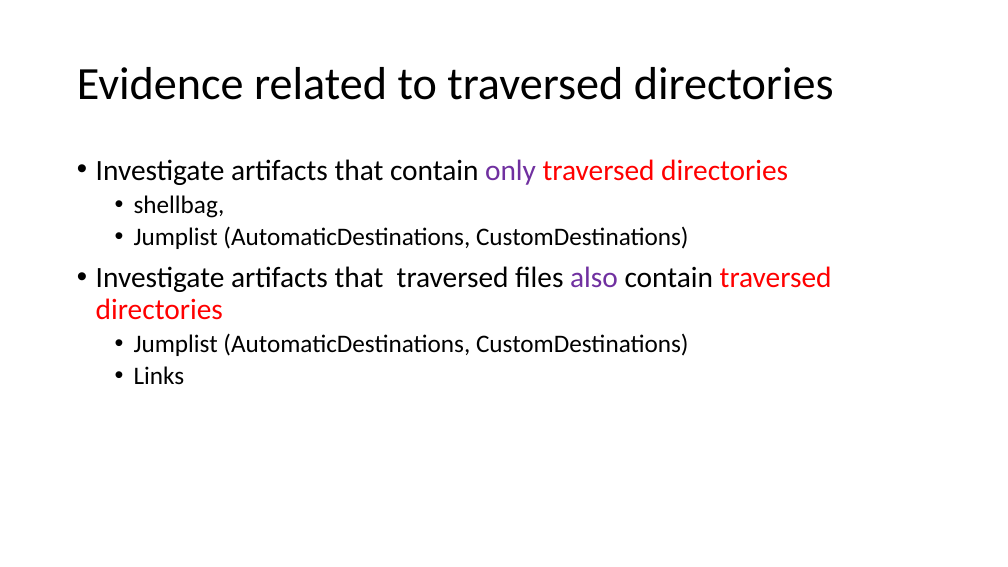
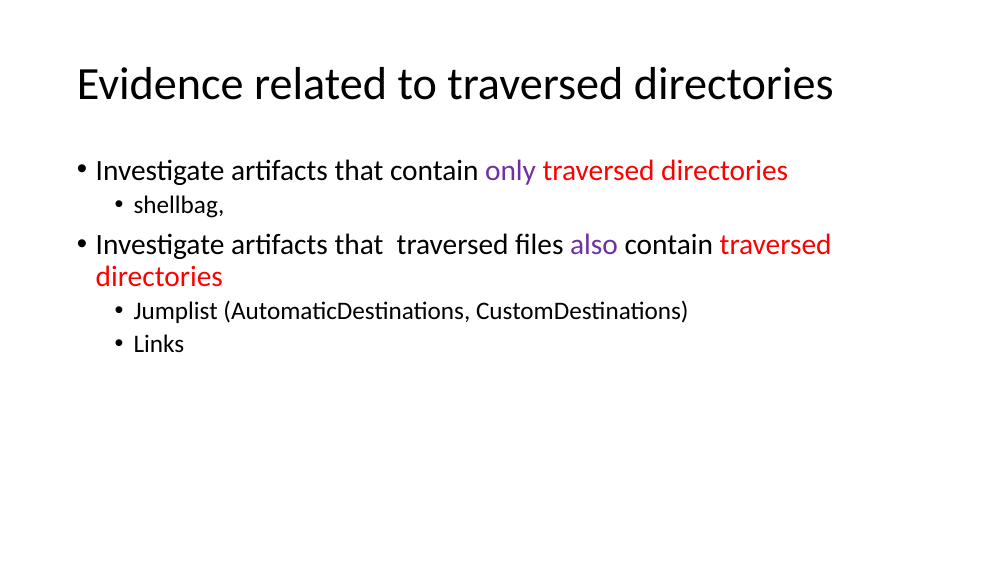
Before and after one commit to frankwxu/digital-forensics-lab, a slide deck: slide 2 of NIST_Data_Leakage_Case/NIST_Data_Leakage_07_NetworkDrive_Cloud.pptx. Drawn at 1008x567 pixels with LibreOffice and Linux fonts; fonts in the diff are those of the drawing; background and template pictures are left out. Boxes give left, top, right and bottom in pixels: in the first picture for what was removed or moved away, otherwise in the second. Text is boxed around its words. In the diff, an @@ line names an element or a change of style, - is before the commit and + after.

Commit message:
add Jumplist files

```diff
--- a/NIST_Data_Leakage_Case/NIST_Data_Leakage_07_NetworkDrive_Cloud.pptx
+++ b/NIST_Data_Leakage_Case/NIST_Data_Leakage_07_NetworkDrive_Cloud.pptx
@@ text at [134,226,689,249]: paragraph removed @@
-  • Jumplist (AutomaticDestinations, CustomDestinations)
```
Also in this commit, not shown: 17 other files.
